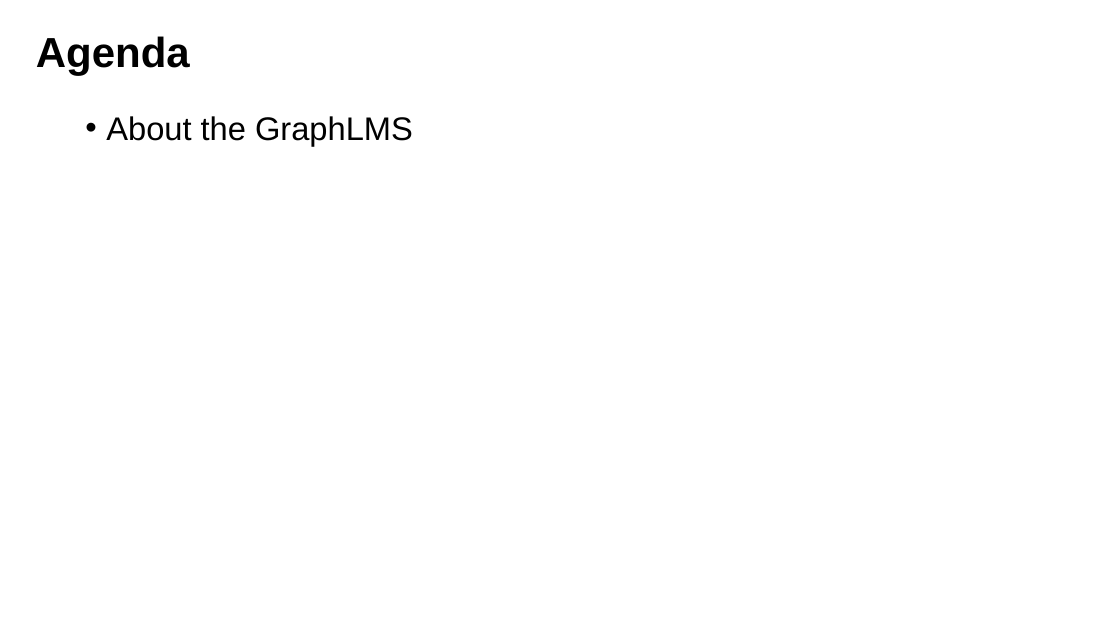
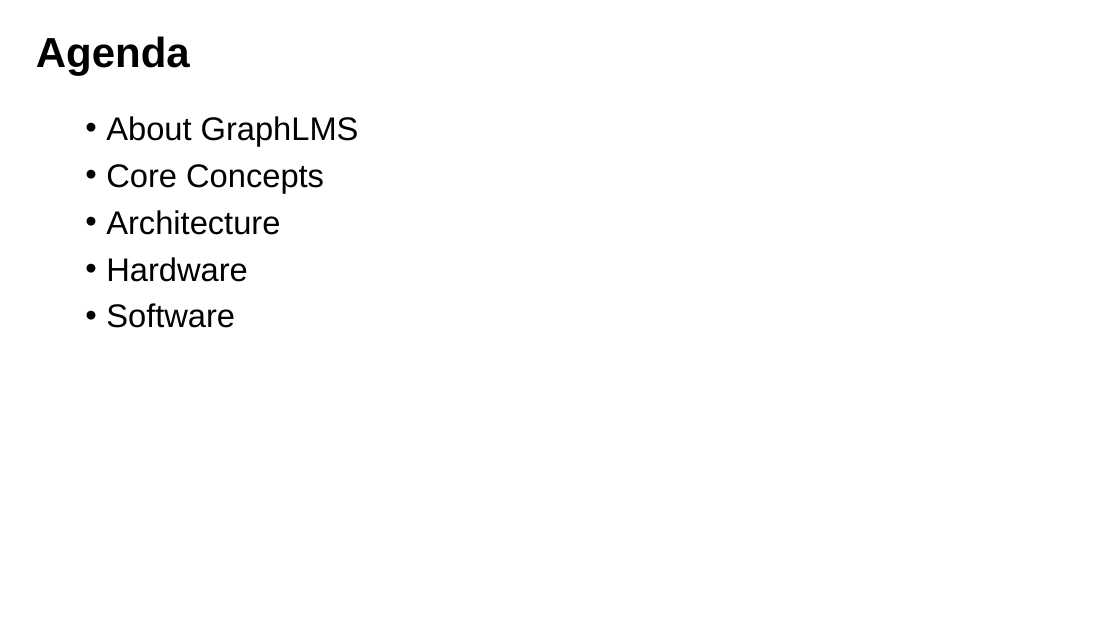
Before and after one commit to dmccreary/graph-lms, a slide deck: slide 2 of slides/template.pptx. Drawn at 1120x630 pixels with LibreOffice and Linux fonts; fonts in the diff are those of the drawing; background and template pictures are left out. Boxes give left, top, right and bottom in pixels: in the first picture for what was removed or moved away, otherwise in the second. Text is boxed around its words. In the diff, an @@ line names an element or a change of style, - is before the commit and + after.

```diff
--- a/slides/template.pptx
+++ b/slides/template.pptx
@@ text at (106,116,359,328): text changed @@
-• About the GraphLMS
+• About GraphLMS
+• Core Concepts
+• Architecture
+• Hardware
+• Software
```
Also in this commit, not shown: 1 other file.
